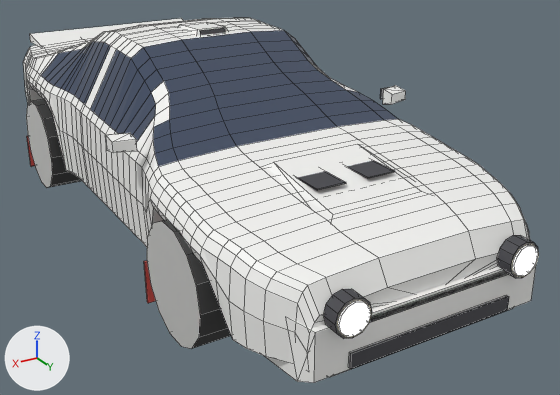
An edit to the Blender file art/cars/celica.blend, drawn before and after from the same camera.
The view is the same before and after, from a camera (50 mm lens) standing at (2.27, 4.59, 2.33) and looking at (-0.26, 0.37, 0.22). The lights are fixed; the arrows at lower left show +X, +Y and +Z. The first picture is the older version. Mesh edges are drawn as thin lines.

Names of what the first picture shows: 'Body', 'Bumper_F', 'LightPod', 'Mirror_R', 'Spoiler', 'Wheel_FR', 'Wheel_RR' and 2 more.
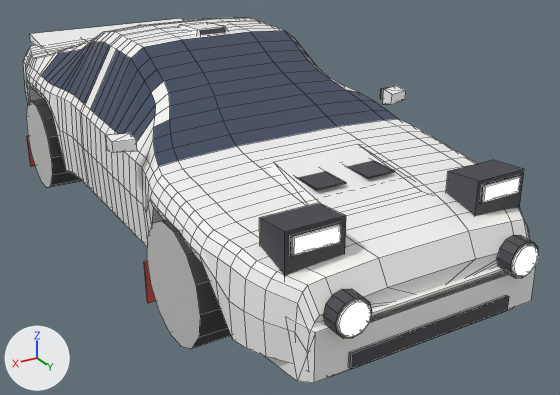
What differs and where, as boxes [x1, y1, x2, y2] in the pictures (560 x 395 px):
part 1 of me_body, added
    after: [480, 175, 522, 204]
part 2 of me_body, added (pale yellow)
    after: [484, 178, 520, 202]
part 3 of me_body, added
    after: [290, 222, 343, 257]
part 4 of me_body, added (pale yellow)
    after: [294, 226, 341, 255]
part 5 of me_body, added
    after: [259, 160, 524, 277]

Edits to the bpy script that builds the scene:
```text
Change me_body:
    used by ob_body; parent = ob_celica; location = (0.0, 0.0, 0.6)
    remove me_body.from_pydata(...)  # 846 vertices, 854 faces; spans x -0.92..0.92, y -2.2..2.2, z -0.41..0.73
    add me_body.from_pydata(...)  # 894 vertices, 892 faces; spans x -0.92..0.92, y -2.2..2.2, z -0.41..0.73
    me_body part 1: a new loose piece, a box spanning x -0.695..-0.425, y 2.039..2.049, z 0.1671..0.2671, in mat_chrome_celica (light grey #dadadd)
    me_body part 2: a new loose piece, a box spanning x -0.68..-0.44, y 2.045..2.055, z 0.1771..0.2571, in mat_lamp_celica (pale yellow #fff9e1, glowing pale yellow #fff9e1)
    me_body part 3: a new loose piece, a box spanning x 0.425..0.695, y 2.039..2.049, z 0.1671..0.2671, in mat_chrome_celica (light grey #dadadd)
    me_body part 4: a new loose piece, a box spanning x 0.44..0.68, y 2.045..2.055, z 0.1771..0.2571, in mat_lamp_celica (pale yellow #fff9e1, glowing pale yellow #fff9e1)
    me_body part 5
    16 vertices are added at x -0.72..0.72, y 1.82..2.04, z 0.05..0.29
    14 new faces join them, mat_trim_celica (dark grey #45454b)
    add me_body.materials.append(mat_chrome_celica)  # light grey #dadadd
    add me_body.materials.append(mat_lamp_celica)  # pale yellow #fff9e1, glowing pale yellow #fff9e1
```
